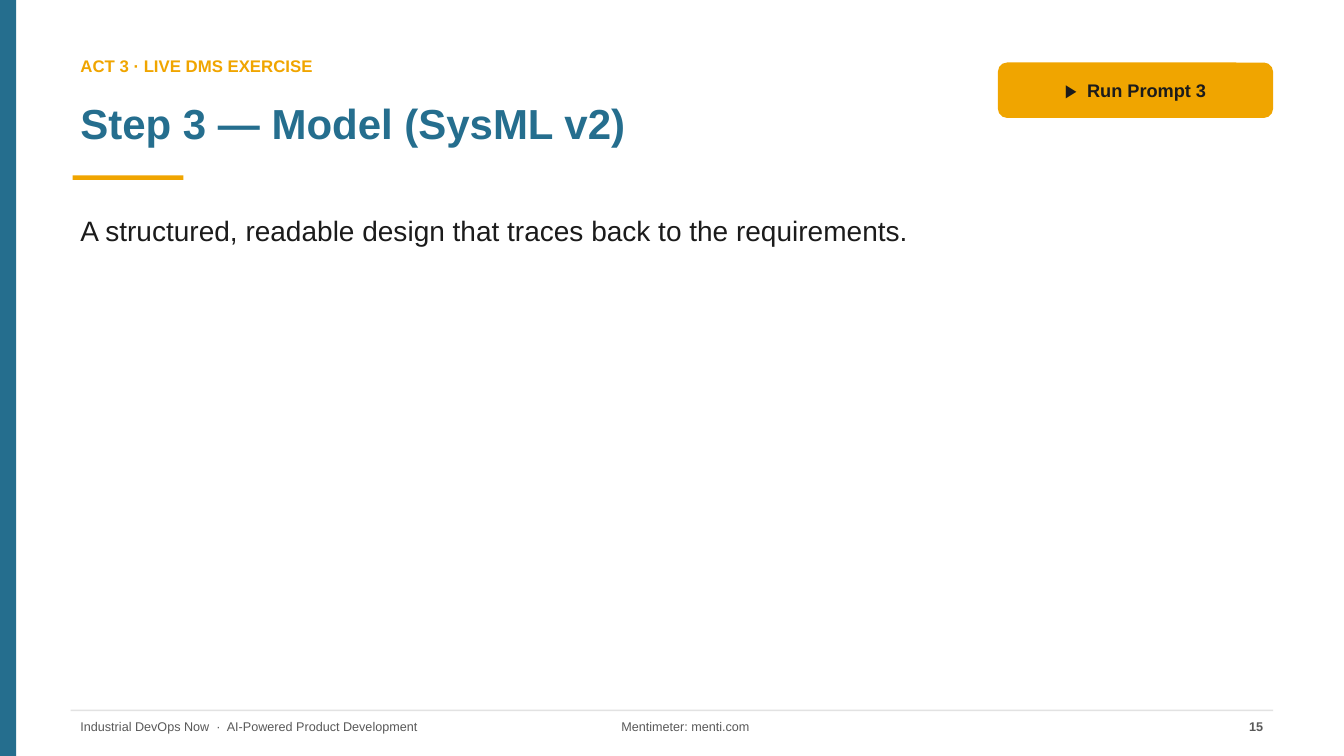
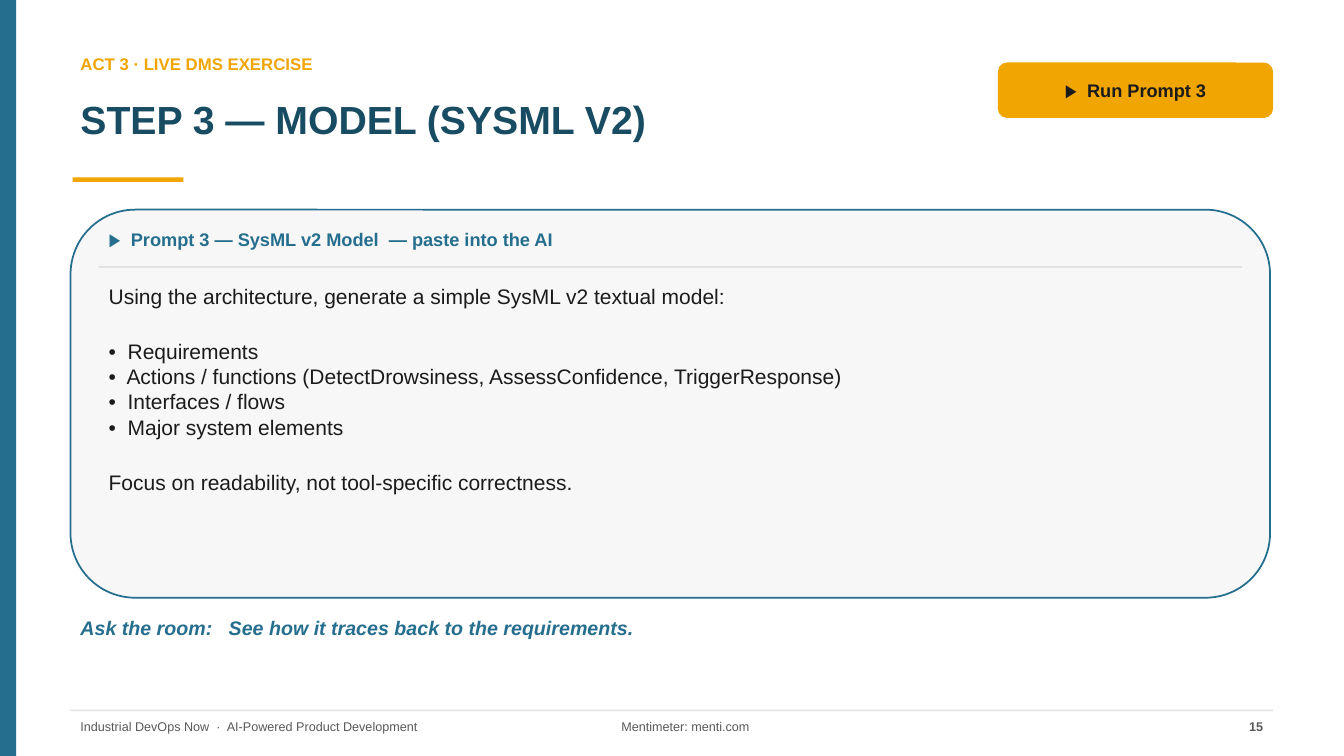
Before and after one commit to rockinryeman/SDLC-Workshop, a slide deck: slide 15 of dms-workshop/AI-Powered-Product-Development_DMS.pptx. Drawn at 1344x756 pixels with LibreOffice and Linux fonts; fonts in the diff are those of the drawing. Boxes give left, top, right and bottom in pixels: in the first picture for what was removed or moved away, otherwise in the second. Text is boxed around its words. In the diff, an @@ line names an element or a change of style, - is before the commit and + after.

```diff
--- a/dms-workshop/AI-Powered-Product-Development_DMS.pptx
+++ b/dms-workshop/AI-Powered-Product-Development_DMS.pptx
@@ text at box(80, 105, 646, 142): text changed; size 30 to 28 pt; text colour #256E8E to #174C63 @@
-Step 3 — Model (SysML v2)
+STEP 3 — MODEL (SYSML V2)
@@ rounded rectangle added at box(71, 210, 1270, 598), fill #F7F7F7, outline #256E8E 1.25 pt @@
@@ text removed at box(80, 220, 907, 246) @@
-A structured, readable design that traces back to the requirements.
@@ text added at box(131, 232, 552, 250), 13 pt, text #256E8E, bold @@
+▶ Prompt 3 — SysML v2 Model — paste into the AI
@@ rectangle added at box(99, 266, 1242, 268), fill #E2E2E2 @@
@@ text added at box(109, 288, 841, 495), 15 pt, text #1B1B1B @@
+Using the architecture, generate a simple SysML v2 textual model:
+• Requirements
+• Actions / functions (DetectDrowsiness, AssessConfidence, TriggerResponse)
+• Interfaces / flows
+• Major system elements
+Focus on readability, not tool-specific correctness.
@@ text added at box(80, 620, 633, 639), 14 pt, text #256E8E, bold, italic @@
+Ask the room: See how it traces back to the requirements.
```
Also in this commit, not shown: 20 other slides changed, 4 other files.
